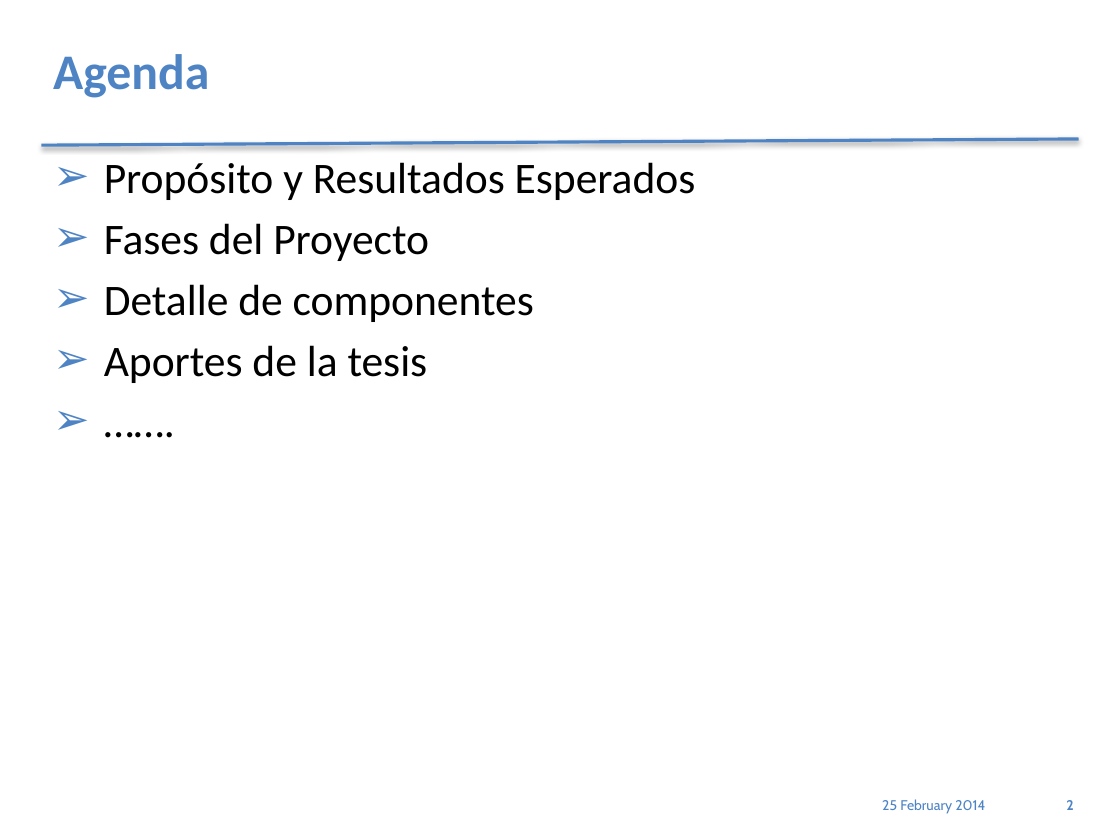
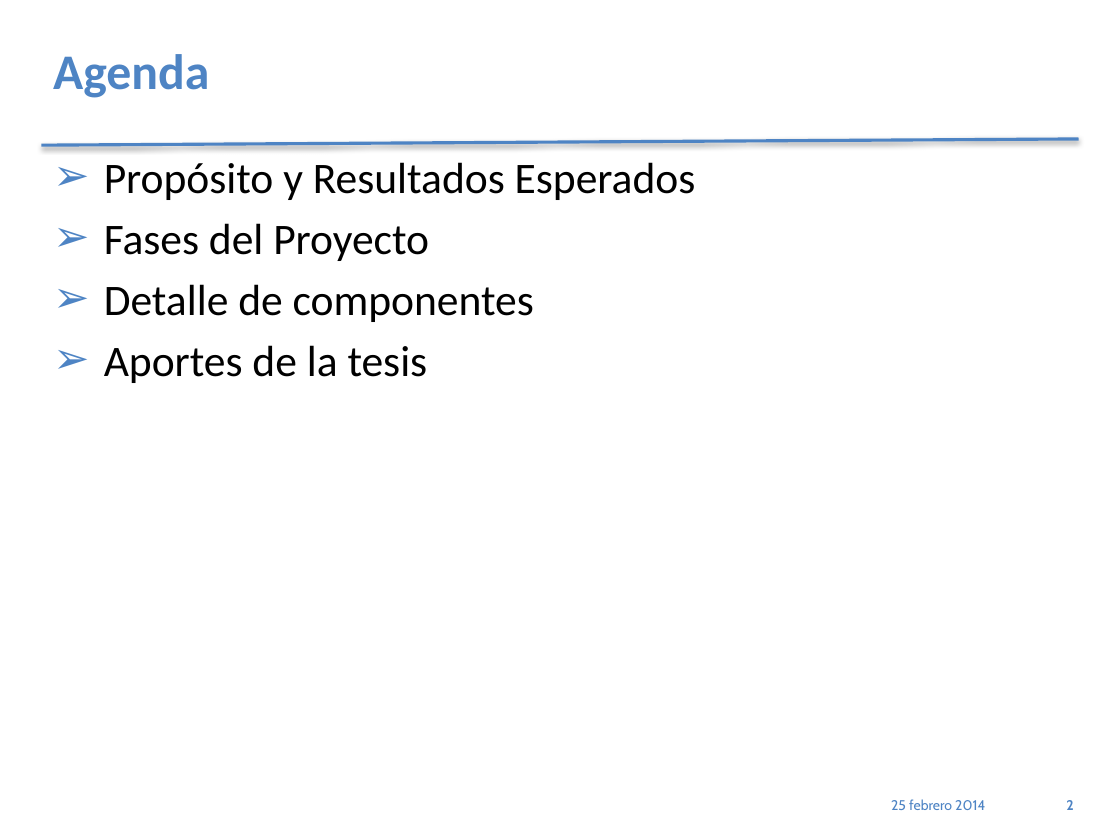
Before and after one commit to jholoc/proyectoScrapy, a slide deck: slide 2 of PlantillaPresetnacionPracticum_4.1.pptx. Drawn at 1120x840 pixels with LibreOffice and Linux fonts; fonts in the diff are those of the drawing. Boxes give left, top, right and bottom in pixels: in the first picture for what was removed or moved away, otherwise in the second. Text is boxed around its words. In the diff, an @@ line names an element or a change of style, - is before the commit and + after.

```diff
--- a/PlantillaPresetnacionPracticum_4.1.pptx
+++ b/PlantillaPresetnacionPracticum_4.1.pptx
@@ text at <box>104,162,696,383</box>: paragraph removed @@
-➢ …….
@@ text at <box>891,799,985,810</box>: text changed @@
-25 February 2014
+25 febrero 2014
```
Also in this commit, not shown: 7 other slides changed, 4 slides added, 6 other files.
